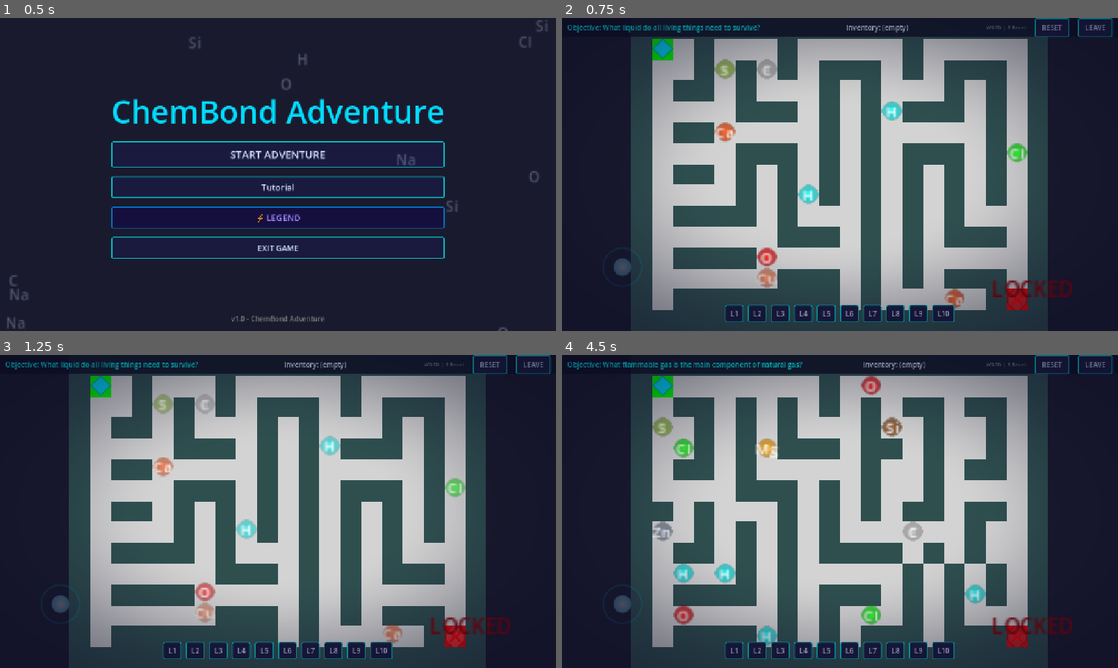
Above: before the commit, frames 1-4 (two rows, left to right).
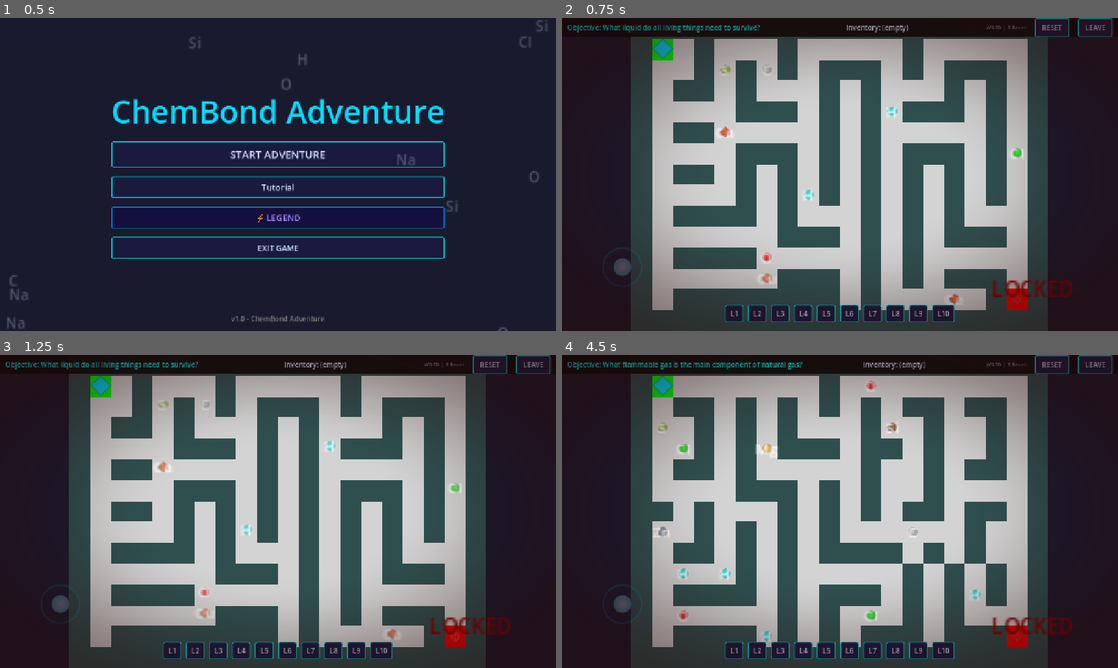
Above: after the commit, the same moments.

Repository: marshal-rizky/Chemistry-Maze
Game: Godot game, scene res://scenes/main_menu.tscn
The game is run twice, just before and just after one commit, with the same random seed, the same clock (stepped at 60 frames per second) and the same inputs. Sound files missing from this copy of the repository are replaced by a short silence.
Inputs:
- Up to frame 1 (0.5 s): no input
- Up to frame 2 (0.75 s): click "START ADVENTURE" at 0.5 s
- Up to frame 3 (1.25 s): no input
- Up to frame 4 (4.5 s): click "LEAVE" at 1.25 s; click "START ADVENTURE" at 2 s; click "L1" at 2.75 s; click "L2" at 3.5 s; click "L3" at 4.25 s

Frame 1 is identical in both runs. In frame 2, 6.1% of the frame differs, in the area x 0-100%, y 0-94%; in frame 3, 6.0%; in frame 4, 6.6%.

Commit message:
feat: lab escape theme — animation state machine + visual polish
- player.gd: AnimatedSprite2D state machine (walk/idle/run/collect)
  with direction-aware animations (north/south/east/west), set_running()
  method triggered when exit gate opens
- element_pickup.gd: scale Sprite2D to 0.5 for new 32px assets
- exit_gate.gd: scale Sprite2D to 0.5 for new 32px assets
- main.gd: dark red HUD border + vignette tint for emergency lab feel,
  run trigger on both players when exit reached
- glow.gdshader: teal-green glow colour + faster pulse (3.0) for
  chemical element pickups

Co-Authored-By: Claude Sonnet 4.6 <noreply@anthropic.com>

Diff:
--- a/assets/shaders/glow.gdshader
+++ b/assets/shaders/glow.gdshader
@@ -1,8 +1,8 @@
 shader_type canvas_item;
 
-uniform vec4 glow_color : source_color = vec4(0.0, 1.0, 1.0, 0.6);
+uniform vec4 glow_color : source_color = vec4(0.0, 1.0, 0.8, 0.7);
 uniform float glow_size : hint_range(0.0, 4.0) = 1.5;
-uniform float pulse_speed : hint_range(0.0, 10.0) = 2.0;
+uniform float pulse_speed : hint_range(0.0, 10.0) = 3.0;
 uniform float pulse_amount : hint_range(0.0, 1.0) = 0.3;
 
 void fragment() {
--- a/scripts/element_pickup.gd
+++ b/scripts/element_pickup.gd
@@ -27,6 +27,7 @@
 	$Label.text = element_symbol
 	var color = element_colors.get(element_symbol, Color.WHITE)
 	$Sprite2D.modulate = color
+	$Sprite2D.scale = Vector2(0.5, 0.5)  # sprites generated at 32px, display at 16px
 
 	# Bobbing animation (Visual Only - keeps collision center static)
 	var tween = create_tween().set_loops()
--- a/scripts/exit_gate.gd
+++ b/scripts/exit_gate.gd
@@ -14,6 +14,7 @@
 func _ready():
 	body_entered.connect(_on_body_entered)
 	body_exited.connect(_on_body_exited)
+	$Sprite2D.scale = Vector2(0.5, 0.5)  # sprites generated at 32px, display at 16px
 	update_visuals()
 	start_pulse()
 
--- a/scripts/main.gd
+++ b/scripts/main.gd
@@ -12,8 +12,8 @@
 	$UI/MasterOverlay.theme = game_theme
 
 	var navbar_style = StyleBoxFlat.new()
-	navbar_style.bg_color = Color(0.04, 0.04, 0.12, 0.75)
-	navbar_style.border_color = Color(0.0, 0.4, 0.5, 0.4)
+	navbar_style.bg_color = Color(0.04, 0.02, 0.02, 0.85)
+	navbar_style.border_color = Color(0.5, 0.0, 0.0, 0.4)
 	navbar_style.border_width_bottom = 1
 	navbar_style.set_corner_radius_all(0)
 	navbar_style.set_content_margin_all(6)
@@ -174,6 +174,7 @@
 	mat.set_shader_parameter("strength", 0.5)
 	mat.set_shader_parameter("radius", 0.65)
 	mat.set_shader_parameter("softness", 0.45)
+	mat.set_shader_parameter("tint_color", Color(0.15, 0.03, 0.03, 1.0))
 	vignette.material = mat
 	vignette.color = Color.WHITE
 	$UI.add_child(vignette)
@@ -217,6 +218,14 @@
 			if tm: tm.notify_gate_opened()
 
 func _on_exit_reached():
+	# Trigger run animation on player(s) as they escape
+	var player = current_maze.get_node_or_null("Player")
+	if player and player.has_method("set_running"):
+		player.set_running(true)
+	var player_right = current_maze.get_node_or_null("PlayerRight")
+	if player_right and player_right.has_method("set_running"):
+		player_right.set_running(true)
+
 	var flash = ColorRect.new()
 	flash.color = Color.WHITE
 	flash.set_anchors_and_offsets_preset(Control.PRESET_FULL_RECT)
--- a/scripts/player.gd
+++ b/scripts/player.gd
@@ -17,6 +17,9 @@
 var mirror_input: bool = false
 var mirror_source: Node = null
 
+var is_running: bool = false
+var _last_dir: String = "south"  # remembered for idle facing
+
 func _physics_process(delta):
 	motion_mode = CharacterBody2D.MOTION_MODE_FLOATING
 	prev_position = global_position
@@ -31,6 +34,7 @@
 
 	velocity = input_dir * speed
 	move_and_slide()
+	_update_animation()
 
 	var actually_moved = global_position.distance_to(prev_position) > 0.1
 	if actually_moved:
@@ -97,6 +101,11 @@
 		nearby_elements.erase(area)
 
 func _on_element_collected(symbol):
+	# Play pick-up animation if available
+	var anim = get_node_or_null("AnimatedSprite2D")
+	if anim and anim.has_animation("collect"):
+		anim.play("collect")
+		await anim.animation_finished
 	if not collected_elements.has(symbol):
 		collected_elements[symbol] = 0
 	collected_elements[symbol] += 1
@@ -108,3 +117,37 @@
 func reset():
 	collected_elements.clear()
 	velocity = Vector2.ZERO
+
+func set_running(running: bool):
+	is_running = running
+
+func _get_dir_name(vel: Vector2) -> String:
+	if abs(vel.x) > abs(vel.y):
+		return "east" if vel.x > 0 else "west"
+	return "south" if vel.y > 0 else "north"
+
+func _update_animation():
+	var anim = get_node_or_null("AnimatedSprite2D")
+	if not anim: return
+
+	if is_running:
+		var dir = _get_dir_name(velocity if velocity.length() > 10 else Vector2.DOWN)
+		var run_anim = "run_" + dir
+		if anim.animation != run_anim:
+			anim.play(run_anim)
+		return
+
+	if velocity.length() > 10:
+		var dir = _get_dir_name(velocity)
+		_last_dir = dir
+		var walk_anim = "walk_" + dir
+		if anim.animation != walk_anim:
+			anim.play(walk_anim)
+	else:
+		var idle_anim = "idle_" + _last_dir
+		if anim.has_animation(idle_anim):
+			if anim.animation != idle_anim or not anim.is_playing():
+				anim.play(idle_anim)
+		else:
+			if anim.animation != "idle" or not anim.is_playing():
+				anim.play("idle")
